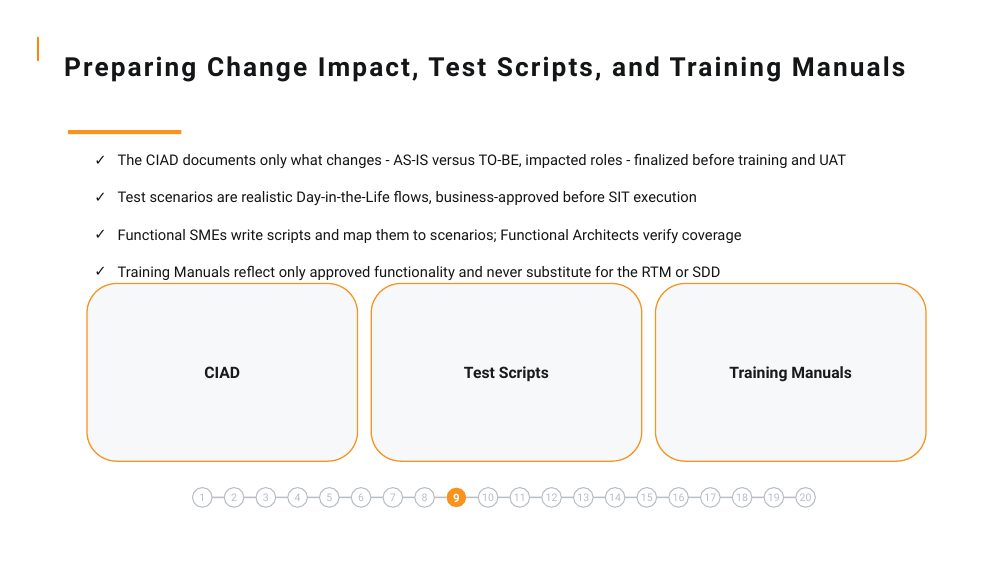
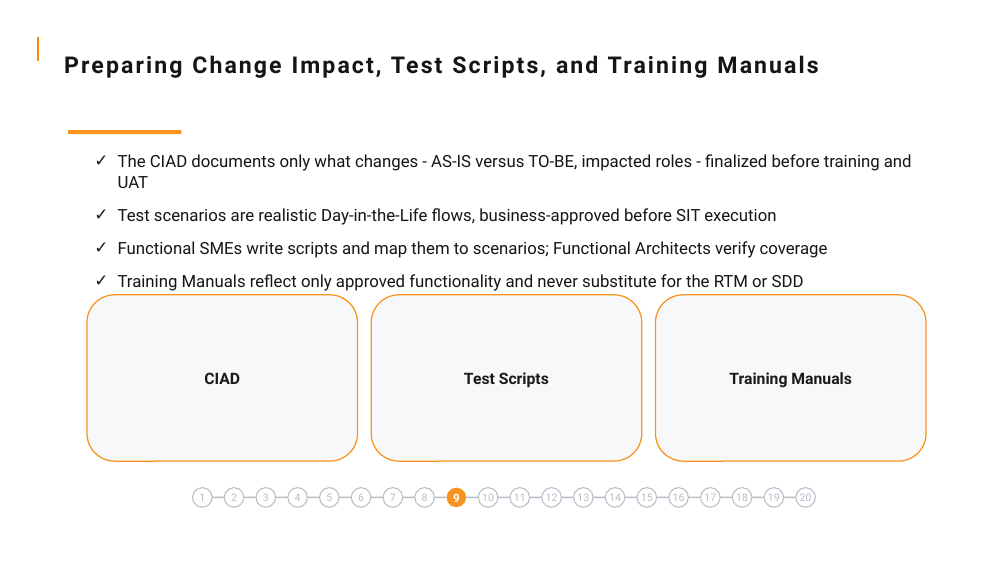
Before and after one commit to ASDPKP0409/vigilant-courses, a slide deck: slide 11 of courses/application-delivery-guidelines/slides.pptx. Drawn at 1008x567 pixels with LibreOffice and Linux fonts; fonts in the diff are those of the drawing; background and template pictures are left out. Boxes give left, top, right and bottom in pixels: in the first picture for what was removed or moved away, otherwise in the second. Text is boxed around its words. In the diff, an @@ line names an element or a change of style, - is before the commit and + after.

```diff
--- a/courses/application-delivery-guidelines/slides.pptx
+++ b/courses/application-delivery-guidelines/slides.pptx
@@ text "Preparing Change Impact, Test Scripts, ..." at [64,55,818,78]: size 25 to 22 pt @@
@@ text "The CIAD documents only what ..." at [118,154,912,291]: size 14 to 16 pt; less space between paragraphs @@
@@ rounded rectangle "CIAD": place and size @@
-rounded rectangle "CIAD" at [87,284,358,461]
+rounded rectangle "CIAD" at [87,295,358,461]
@@ rounded rectangle "Test Scripts": place and size @@
-rounded rectangle "Test Scripts" at [371,284,642,461]
+rounded rectangle "Test Scripts" at [371,295,642,461]
@@ rounded rectangle "Training Manuals": place and size @@
-rounded rectangle "Training Manuals" at [656,284,926,461]
+rounded rectangle "Training Manuals" at [656,295,926,461]
```
Also in this commit, not shown: 21 other slides changed, 14 other files.
